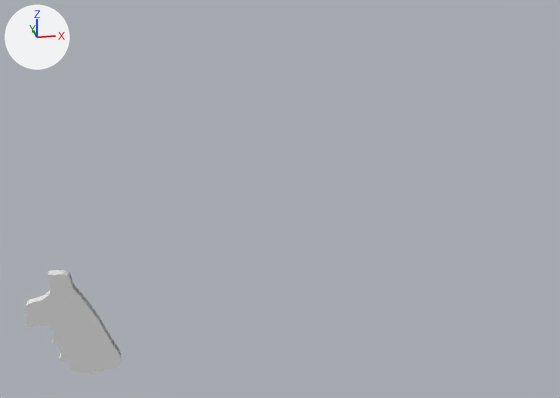
One commit to the Blender file Magnum460.blend: the scene before it, then after it.
The view is the same before and after, from a 50 mm lens placed at (5.76, -18.49, 9.49), pointed at (9.81, 2.58, 1.46). Arrows for +X, +Y and +Z are at upper left; the lights stay in place.
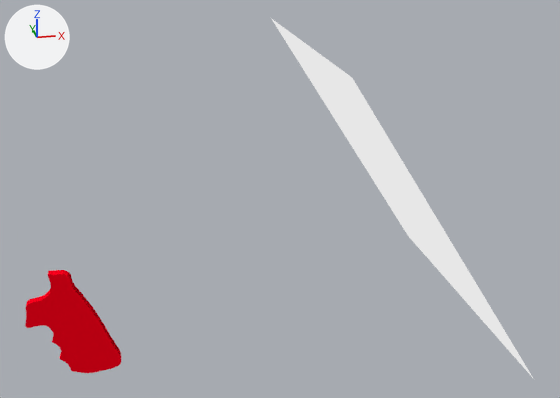
The change, as a diff of the scene's bpy script:
```diff
--- a/Magnum460.blend.py
+++ b/Magnum460.blend.py
@@ mat_material_002 @@
+mat_material_002 = diffuse_material('Material.002')
+mat_material_002.base_color = (1.0, 0.0, 0.0117)  # red #ff001c
@@ mat_material_003 @@
+mat_material_003 = emission_material('Material.003')
+mat_material_003.base_color = (0.8, 0.8, 0.8)  # white #e7e7e7
@@ me_cube_001 @@
 me_cube_001.from_pydata(...)  # 230 vertices, 241 faces, 3 loose edges; spans x -15.3..26.4, y 1.2..5.8, z -49.3..4.2
-me_cube_001.materials.append(mat_material)  # white #e7e7e7
+me_cube_001.materials.append(mat_material_002)  # red #ff001c
@@ me_plane @@
+me_plane.from_pydata([(-1.0, -1.0, 0.0), (1.0, -1.0, 0.0), (-1.0, 1.0, 0.0), (1.0, 1.0, 0.0)], [], [(0, 1, 3, 2)])
+me_plane.materials.append(mat_material_003)  # white #e7e7e7
@@ ob_plane @@
+ob_plane = bpy.data.objects.new('Plane', me_plane)
+ob_plane.location = (13.19, 2.81, 1.79)
+ob_plane.rotation_euler = (0.0, 1.004, 0.0)  # degrees (0, 58, 0)
+ob_plane.scale = (5.0, 5.0, 5.0)
```

Where the change shows, as pixel boxes (x1, y1, x2, y2) in the pictures (560 x 398 px):
'Plane', added
    after: (271, 18, 534, 379)
'Cube.001', recoloured (white to red)
    both: (25, 270, 121, 373)
